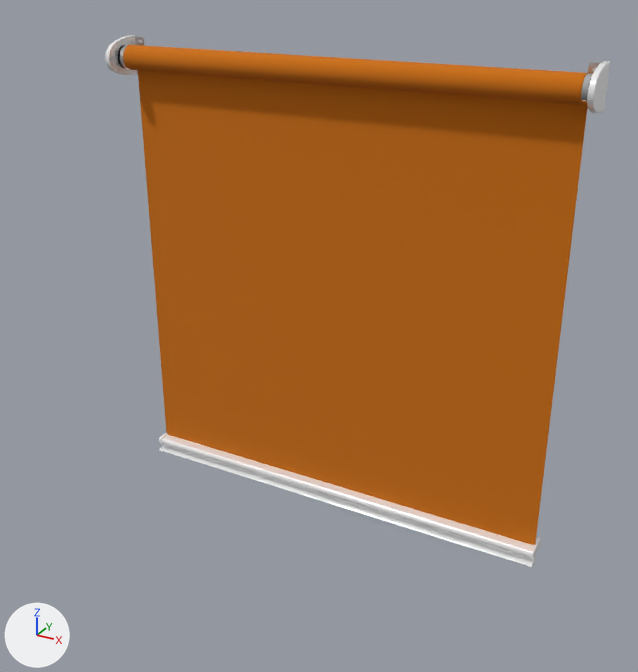
Two versions of the glTF model models/products/Federzug-Softrollo.glb, one commit apart.
Before and after are seen from a 50 mm lens placed at (1.012, -1.891, 0.822), pointed at (-0.054, 0.048, -0.147). Arrows for +X, +Y and +Z are at lower left; the lights stay in place. Where no turn or scale is listed for an object, it has been applied to the vertices. Vertices at the same position are counted once.

Objects in the first picture: 'BezierCurve', 'BezierCurve.001', 'BezierCurve.003', 'Cube.008', 'Cube.009', 'Rolle.001', 'Stoff.001', 'Stoffende.001'.
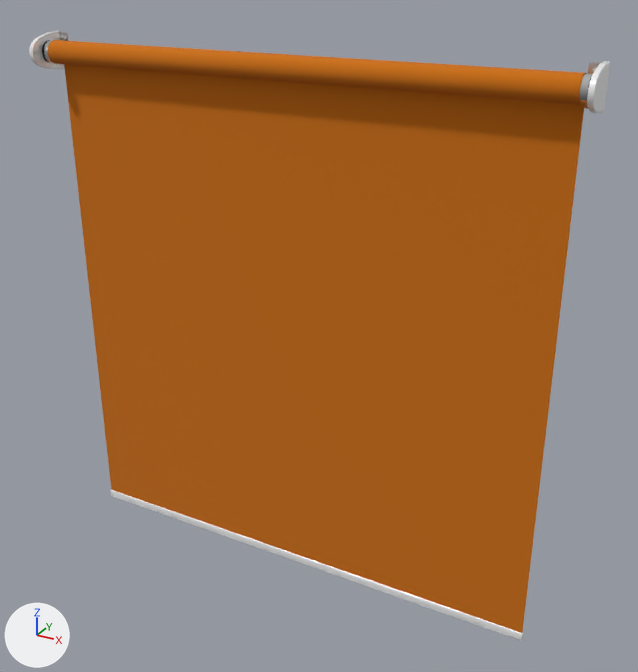
The newer file is also rescaled (x0.658), turned or shifted as a whole; pictures and numbers use the older file's frame.

Location of each change, [x1, y1, x2, y2] in pixels of the pictures (638 x 672 px; the box of a moved part takes in the faces that stretch with it):
'Stoff.001', reshaped (16% wider, 20% taller): before [138, 70, 588, 545]; after [64, 65, 585, 633]
'Stoffende.001', moved, rescaled (16% wider, 8% taller): before [123, 45, 588, 105]; after [48, 40, 587, 105]
'BezierCurve.001', deleted: before [162, 434, 537, 566]
'Cube.004', added: after [111, 490, 522, 641]
'Cube.009', moved: before [110, 37, 145, 74]; after [34, 32, 69, 68]
'Cube.008', moved: before [105, 35, 138, 75]; after [29, 31, 64, 69]
'Rolle.001', reshaped (16% wider, 8% taller): before [118, 45, 593, 104]; after [42, 40, 593, 104]
'BezierCurve', deleted: before [528, 537, 541, 568]
'BezierCurve.003', deleted: before [159, 433, 167, 452]
part 2 of me_cylinder_003, moved or reshaped: before [118, 45, 126, 69]; after [42, 40, 50, 63]
part 3 of me_cylinder_003, moved or reshaped: before [120, 45, 590, 104]; after [44, 40, 590, 104]

The change, as a list of edits to the scene's bpy script:
```text
Add mat_schiene_001:
    mat_schiene_001 = principled_material('Schiene.001')
    mat_schiene_001.base_color = (1.0, 1.0, 1.0)  # white #ffffff
    mat_schiene_001.metallic = 0.254
    mat_schiene_001.roughness = 0.207
Change me_plane_004:
    where me_plane_004.from_pydata(...)  # 8 vertices, 12 faces; spans x -0.595..0.595, y -0.002..0.0, z -0.576..0.576
    used by ob_stoff_001; location = (0.0, 0.028, -0.019)
    me_plane_004 part 1
    me_plane_004.vertices[0].co: (0.595, 0.0, -0.576) -> (0.589, 0.0, -0.877)  # pixel (535, 545) -> pixel (522, 635)
    me_plane_004.vertices[1].co: (-0.595, 0.0, -0.576) -> (-0.857, 0.0, -0.877)  # pixel (166, 434) -> not seen
    me_plane_004.vertices[2].co: (0.595, 0.0, 0.576) -> (0.589, 0.0, 0.585)
    me_plane_004.vertices[3].co: (-0.595, 0.0, 0.576) -> (-0.857, 0.0, 0.585)
    me_plane_004.vertices[4].co: (0.595, -0.002, -0.576) -> (0.589, -0.002, -0.877)  # pixel (535, 545) -> pixel (521, 635)
    me_plane_004.vertices[5].co: (-0.595, -0.002, -0.576) -> (-0.857, -0.002, -0.877)  # pixel (166, 434) -> pixel (111, 492)
    me_plane_004.vertices[6].co: (0.595, -0.002, 0.576) -> (0.589, -0.002, 0.585)
    me_plane_004.vertices[7].co: (-0.595, -0.002, 0.576) -> (-0.857, -0.002, 0.585)
Change me_cylinder_003:
    where me_cylinder_003.from_pydata(...)  # 480 vertices, 956 faces; spans x -0.614..0.614, y -0.03..0.03, z -0.03..0.03
    used by ob_rolle_001; location = (0.0, 0.0, 0.558)
    me_cylinder_003 part 2: all 224 vertices in x -0.614..-0.605, y -0.03..0.03, z -0.03..0.03 are moved by (-0.268, 0.0, 0.0)
    me_cylinder_003 part 3: all 32 vertices in x 0.0, y -0.03..0.03, z -0.03..0.03 are moved by (-0.134, 0.0, 0.0)
Add me_cube_003:
    me_cube_003.from_pydata(...)  # 748 vertices, 1360 faces; spans x -1.394..0.054, y -0.005..0.005, z -0.013..0.013
    me_cube_003.materials.append(mat_schiene_001)  # white #ffffff
Change ob_stoffende_001:
    ob_stoffende_001.location: (0.0, 0.0, 0.558) -> (-0.134, 0.0, 0.558)
    ob_stoffende_001.scale: (1.0, 1.0, 1.0) -> (1.0, 1.0, 1.22)
Remove ob_beziercurve:
    ob_beziercurve = bpy.data.objects.new('BezierCurve', me_beziercurve_001)
    ob_beziercurve.location = (0.596, 0.03, -0.614)
Remove ob_beziercurve_001:
    ob_beziercurve_001 = bpy.data.objects.new('BezierCurve.001', me_beziercurve_002)
    ob_beziercurve_001.location = (0.0, 0.022, -0.622)
Remove ob_beziercurve_003:
    ob_beziercurve_003 = bpy.data.objects.new('BezierCurve.003', me_beziercurve_003)
    ob_beziercurve_003.location = (-0.596, 0.03, -0.614)
Change ob_cube_008:
    ob_cube_008.location: (-0.625, -0.005, 0.558) -> (-0.894, -0.005, 0.558)
Change ob_cube_009:
    ob_cube_009.location: (-0.61, 0.001, 0.558) -> (-0.879, 0.001, 0.558)
Add ob_cube_004:
    ob_cube_004 = bpy.data.objects.new('Cube.004', me_cube_003)
    ob_cube_004.location = (0.536, 0.027, -0.898)
```
